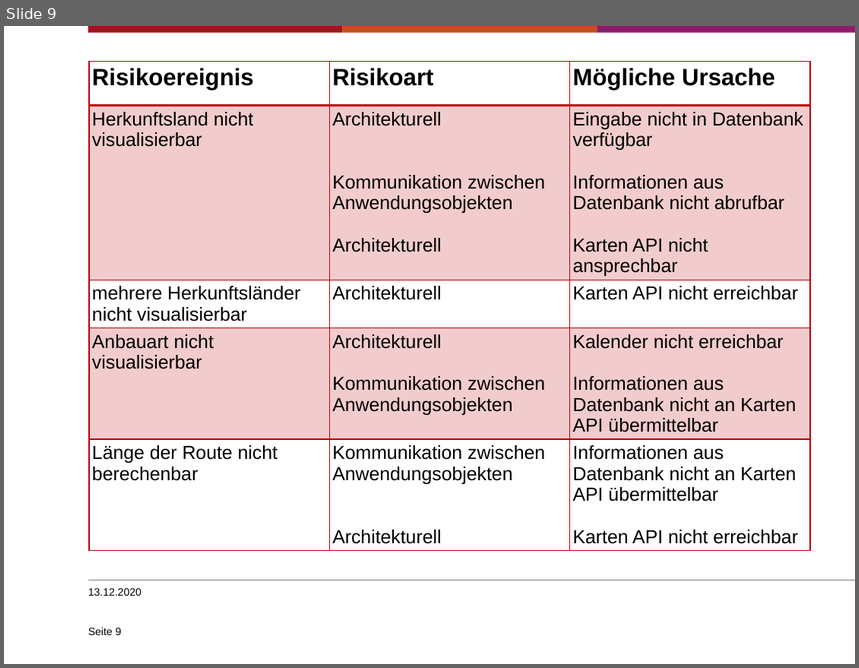
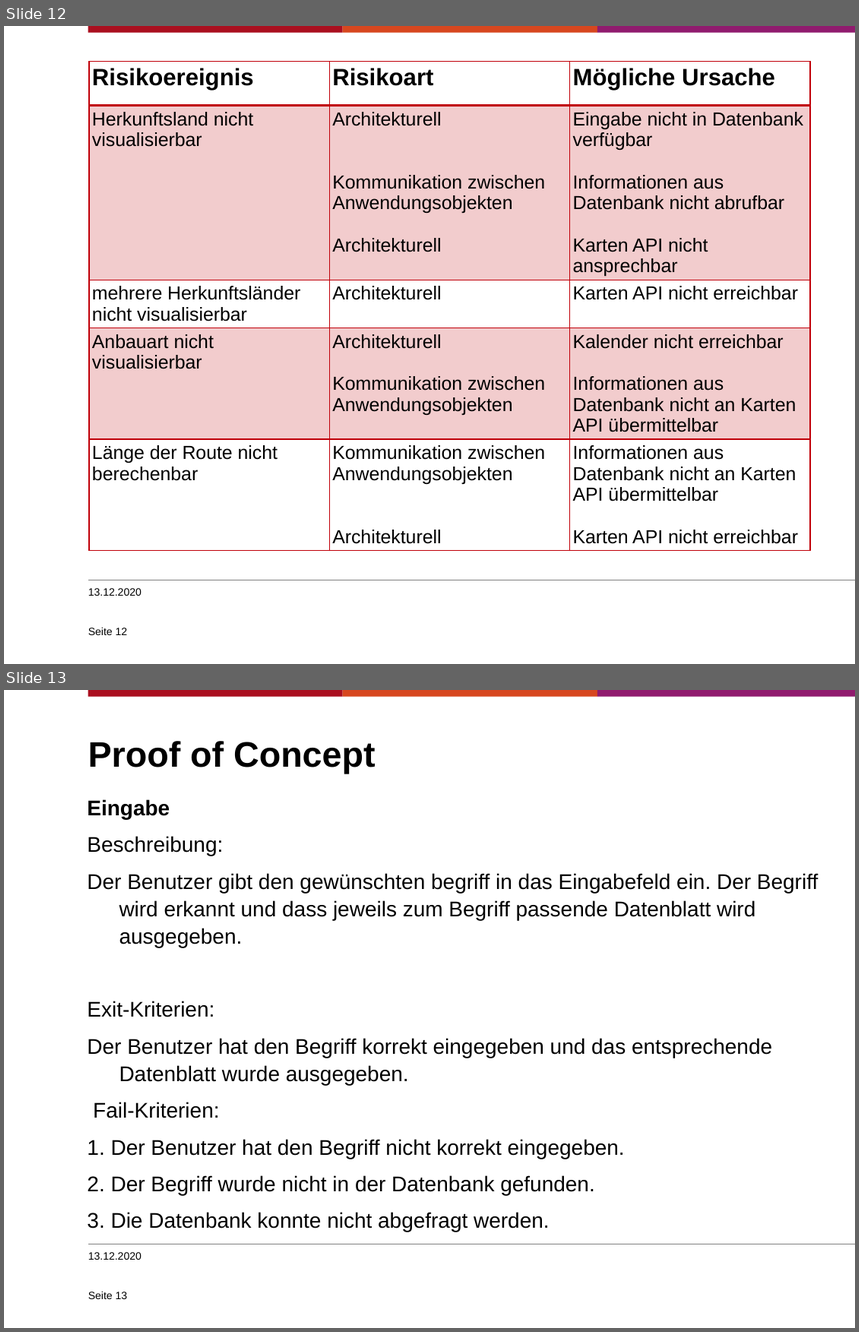
Before and after one commit to sjohannsen1/EPWS2020Mohr-DamaJohannsen, a slide deck: Audits/WS2020_Mohr-Dama_Johannsen_Präsentation_audit2.pptx. Shown one above the other, each under a label of ours: slide 9 before the commit, slides 12 and 13 after it. The pictures are 859x668 and 859x1332 pixels, drawn with LibreOffice and Linux fonts; fonts in the diff are those of the drawing; background and template pictures are left out. Boxes give left, top, right and bottom in pixels: in the first picture for what was removed or moved away, otherwise in the second. Text is boxed around its words. In the diff, an @@ line names an element or a change of style, - is before the commit and + after.

```diff
--- a/Audits/WS2020_Mohr-Dama_Johannsen_Präsentation_audit2.pptx
+++ b/Audits/WS2020_Mohr-Dama_Johannsen_Präsentation_audit2.pptx
@@ slide 13 added at box(4, 690, 855, 1328), background #FFFFFF; not listed: 4 template elements that a slide beside it also shows @@
@@ title added at box(88, 741, 375, 774), 30 pt, text #000000, bold @@
+Proof of Concept
@@ text added at box(87, 799, 818, 1232), 18 pt, text #000000 @@
+Eingabe
+Beschreibung:
+Der Benutzer gibt den gewünschten begriff in das Eingabefeld ein. Der Begriff wird erkannt und dass jeweils zum Begriff passende Datenblatt wird ausgegeben.
+Exit-Kriterien:
+Der Benutzer hat den Begriff korrekt eingegeben und das entsprechende Datenblatt wurde ausgegeben.
+Fail-Kriterien:
+1. Der Benutzer hat den Begriff nicht korrekt eingegeben.
+2. Der Begriff wurde nicht in der Datenbank gefunden.
+3. Die Datenbank konnte nicht abgefragt werden.
@@ text added at box(88, 1252, 142, 1260), 9 pt, text #000000 @@
+13.12.2020
@@ page number added at box(88, 1292, 128, 1300), 9 pt, text #000000 @@
+Seite 13
@@ what was slide 9 is now slide 12 @@
@@ page number at box(88, 628, 128, 636): text changed @@
-Seite 9
+Seite 12
```
Also in this commit, not shown: 1 slide changed, 6 other slides added, 1 other file.
